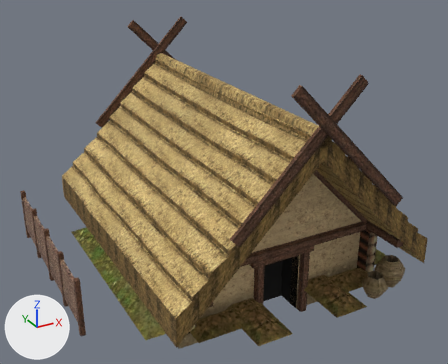
What one commit did to the glTF model apps/web/public/models/dwellings/polozemnice.glb.
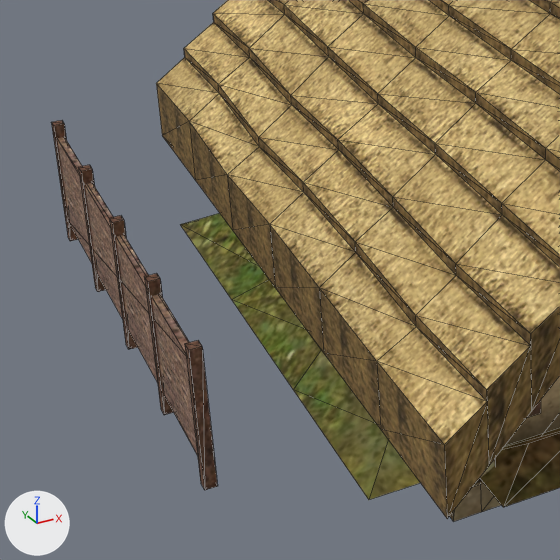
Each version appears first whole from a 50 mm lens placed at (-5.7, -10.31, 6.65), pointed at (-0.19, -0.29, 1.64), and next in a close-up on the part from 0% to 49% of the width and 39% to 100% of the height. Arrows for +X, +Y and +Z are at lower left; the lights stay in place. The older version's two pictures come first. The close-ups show mesh edges as thin lines. Vertices at exactly the same position are counted once.

Objects in the first close-up: 'polozemnice'.
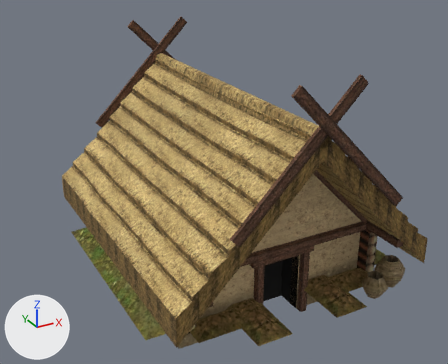
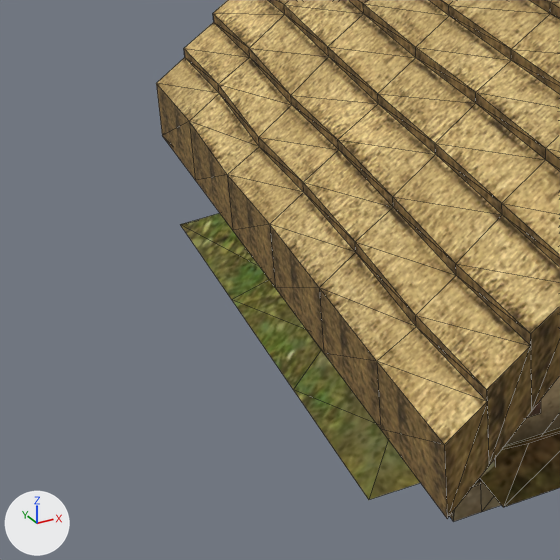
Commit message: fix: bez samostatného kusu pleteného plotu vedle polozemnice a dílen

Boxes (x1, y1, x2, y2) around the edits, measured in the close-ups (560 x 560 px):
'polozemnice', reshaped
    before: (51, 0, 560, 522)
    after: (156, 0, 560, 522)
part 1 of me_f_polozemnice_daub, deleted (brown)
    before: (51, 120, 217, 490)

What the commit changed:
me_f_polozemnice_daub is used by ob_polozemnice; location (0.0, 0.0, 0.0).
me_f_polozemnice_daub had 717 vertices, 1144 faces and spanned x -3.64..2.75, y -3.3..3.3, z -0.5..4.36.
me_f_polozemnice_daub now has 669 vertices, 1072 faces and spans x -2.75..2.75, y -3.3..3.3, z -0.5..4.36.
me_f_polozemnice_daub part 1: 6 loose pieces with 48 vertices, spanning x -3.64..-3.55, y -1.45..2.64, z -0.1..1.02, are deleted.
